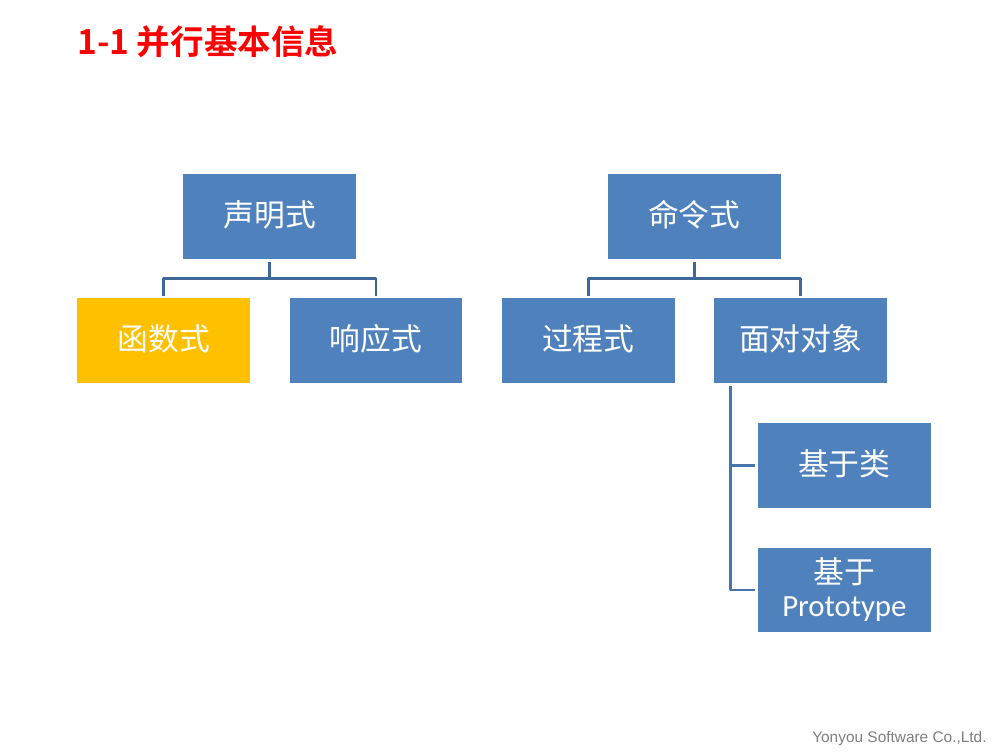
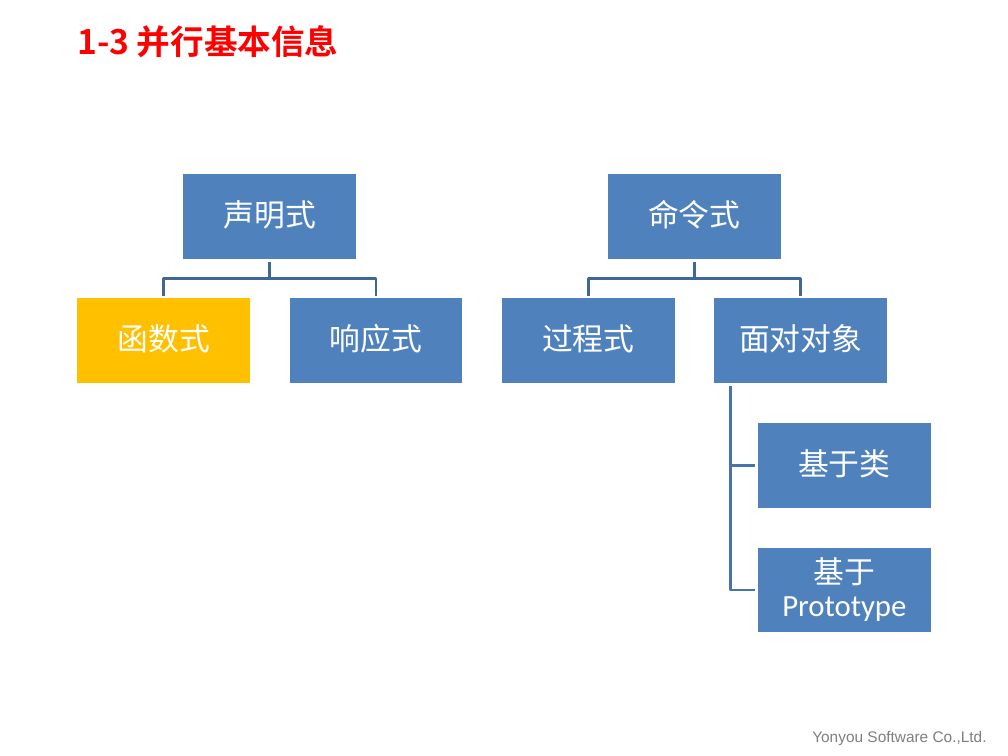
Before and after one commit to U8PLAT/Functional-programming-and-parallel-computing, a slide deck: slide 4 of 函数式语言与并行计算.pptx. Drawn at 1008x756 pixels with LibreOffice and Linux fonts; fonts in the diff are those of the drawing; background and template pictures are left out. Boxes give left, top, right and bottom in pixels: in the first picture for what was removed or moved away, otherwise in the second. Text is boxed around its words. In the diff, an @@ line names an element or a change of style, - is before the commit and + after.

```diff
--- a/函数式语言与并行计算.pptx
+++ b/函数式语言与并行计算.pptx
@@ title at box(77, 25, 339, 57): text changed @@
-1-1 并行基本信息
+1-3 并行基本信息
```
Also in this commit, not shown: 16 other slides changed.
